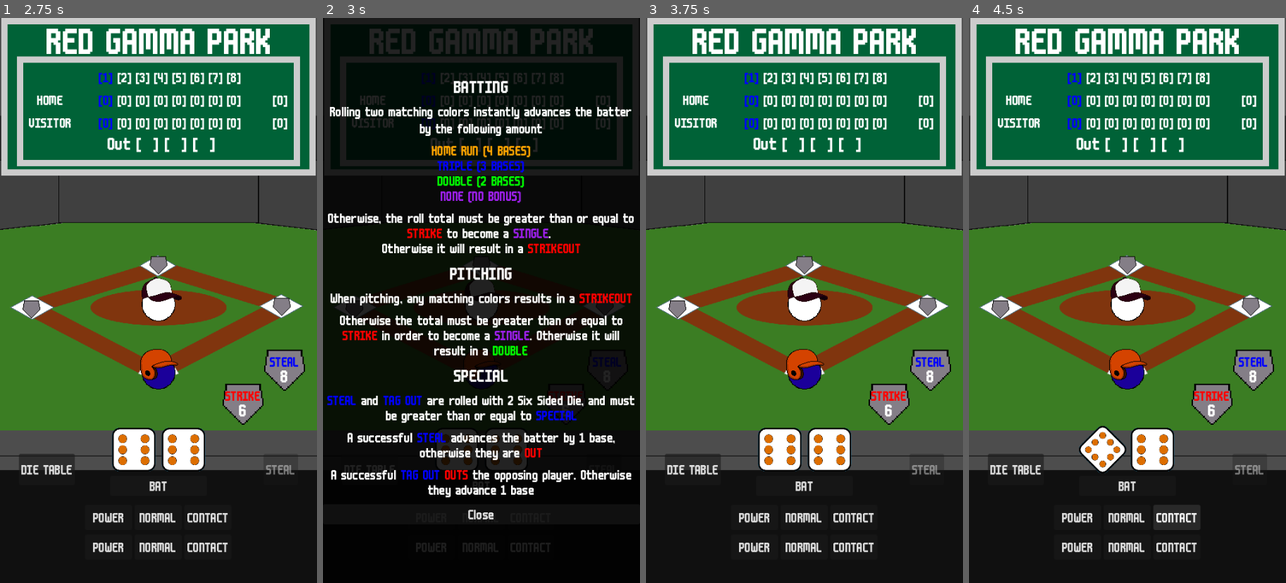
Above: before the commit, frames 1-4 (left to right).
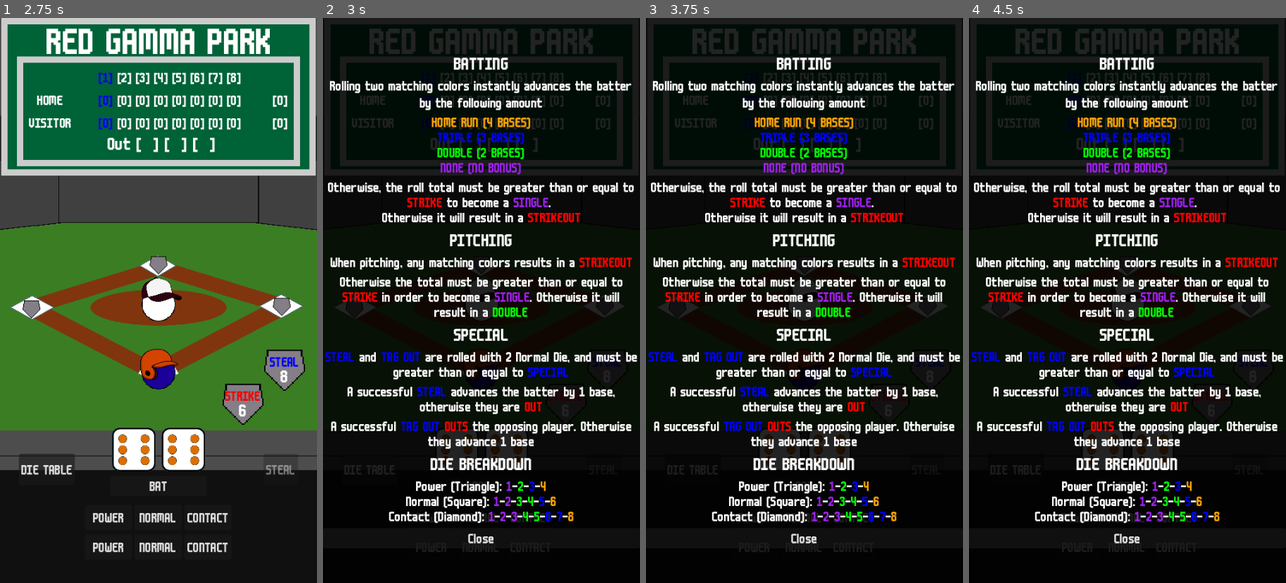
Above: after the commit, the same moments.

Repository: articrus/ROLL_BASEBALL
Game: Godot game, scene res://scenes/game_scene.tscn
Two runs of this game, one before a commit and one after it. Both use one fixed random seed, a clock stepped at 60 frames per second and the inputs below. This scene is started directly instead of the project's main scene.
Inputs:
- Up to frame 1 (2.75 s): click "NORMAL" at 0.5 s; click "NORMAL" at 1.25 s; click "New York" at 2 s
- Up to frame 2 (3 s): click "DIE TABLE" at 2.75 s
- Up to frame 3 (3.75 s): click "POWER" at 3.5 s
- Up to frame 4 (4.5 s): click "CONTACT" at 4.25 s

Frame 1 is identical in both runs. In frame 2, 25% of the frame differs, in the area x 0-100%, y 7-93%; in frame 3, 81%; in frame 4, 82%, in the area x 0-100%, y 0-95%.

Commit message:
Quick Changeset
-Added die breakdown to table
SUGGESTED CHANGES
-Make each section into a tab, such as
BATTING, PITCHING, STEALING/TAGGING OUT, and DIE BREAKDOWN

TODO:
-Test email verification, error handling, and stat saving
-Add baseball pitch animation and bat swing, each should execute when rolling the die for a seamless action
-Maybe add a few characters in the background for tagging out and such? Should't be too hard to implement
-Add mom's updated sprites, then work on a cool main menu
-Add credits section and put my and mom's names, plus any music I use

Diff:
--- a/scenes/ui_scenes/dice_table.tscn
+++ b/scenes/ui_scenes/dice_table.tscn
@@ -21,7 +21,7 @@
 anchor_right = 1.0
 anchor_bottom = 1.0
 grow_horizontal = 2
-theme_override_constants/separation = 11
+theme_override_constants/separation = 7
 alignment = 1
 
 [node name="Batting" type="Label" parent="HBoxContainer" unique_id=1894949148]
@@ -109,7 +109,7 @@
 layout_mode = 2
 theme = ExtResource("2_54ch6")
 bbcode_enabled = true
-text = "[color=blue]STEAL[/color] and [color=blue]TAG OUT[/color] are rolled with 2 Six Sided Die, and must be greater than or eqyal to [color=blue]SPECIAL[/color]"
+text = "[color=blue]STEAL[/color] and [color=blue]TAG OUT[/color] are rolled with 2 Normal Die, and must be greater than or eqyal to [color=blue]SPECIAL[/color]"
 fit_content = true
 autowrap_mode = 2
 horizontal_alignment = 1
@@ -134,6 +134,27 @@
 autowrap_mode = 2
 horizontal_alignment = 1
 
+[node name="Dice" type="Label" parent="HBoxContainer" unique_id=1185098673]
+custom_minimum_size = Vector2(500, 0)
+layout_mode = 2
+theme = ExtResource("2_54ch6")
+theme_override_font_sizes/font_size = 32
+text = "DIE BREAKDOWN"
+horizontal_alignment = 1
+autowrap_mode = 2
+
+[node name="Die" type="RichTextLabel" parent="HBoxContainer" unique_id=2018967272]
+custom_minimum_size = Vector2(500, 0)
+layout_mode = 2
+theme = ExtResource("2_54ch6")
+bbcode_enabled = true
+text = "Power (Triangle): [color=purple]1[/color]-[color=green]2[/color]-[color=blue]3[/color]-[color=orange]4[/color]
+Normal (Square): [color=purple]1[/color]-[color=purple]2[/color]-[color=green]3[/color]-[color=green]4[/color]-[color=blue]5[/color]-[color=orange]6[/color]
+Contact (Diamond): [color=purple]1[/color]-[color=purple]2[/color]-[color=purple]3[/color]-[color=green]4[/color]-[color=green]5[/color]-[color=blue]6[/color]-[color=blue]7[/color]-[color=orange]8[/color]"
+fit_content = true
+autowrap_mode = 2
+horizontal_alignment = 1
+
 [node name="Close" type="Button" parent="HBoxContainer" unique_id=1746657956]
 layout_mode = 2
 theme = ExtResource("2_54ch6")
